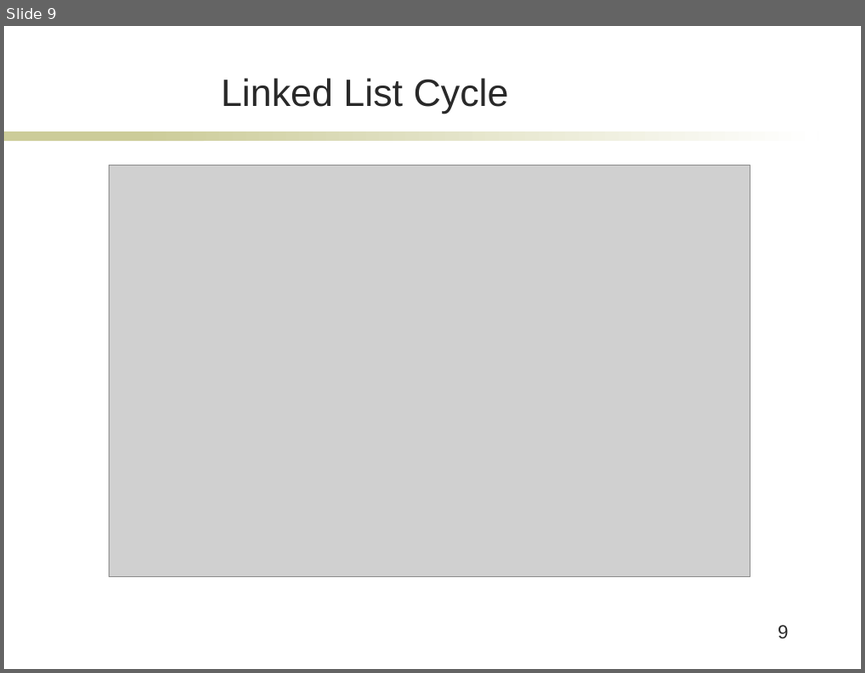
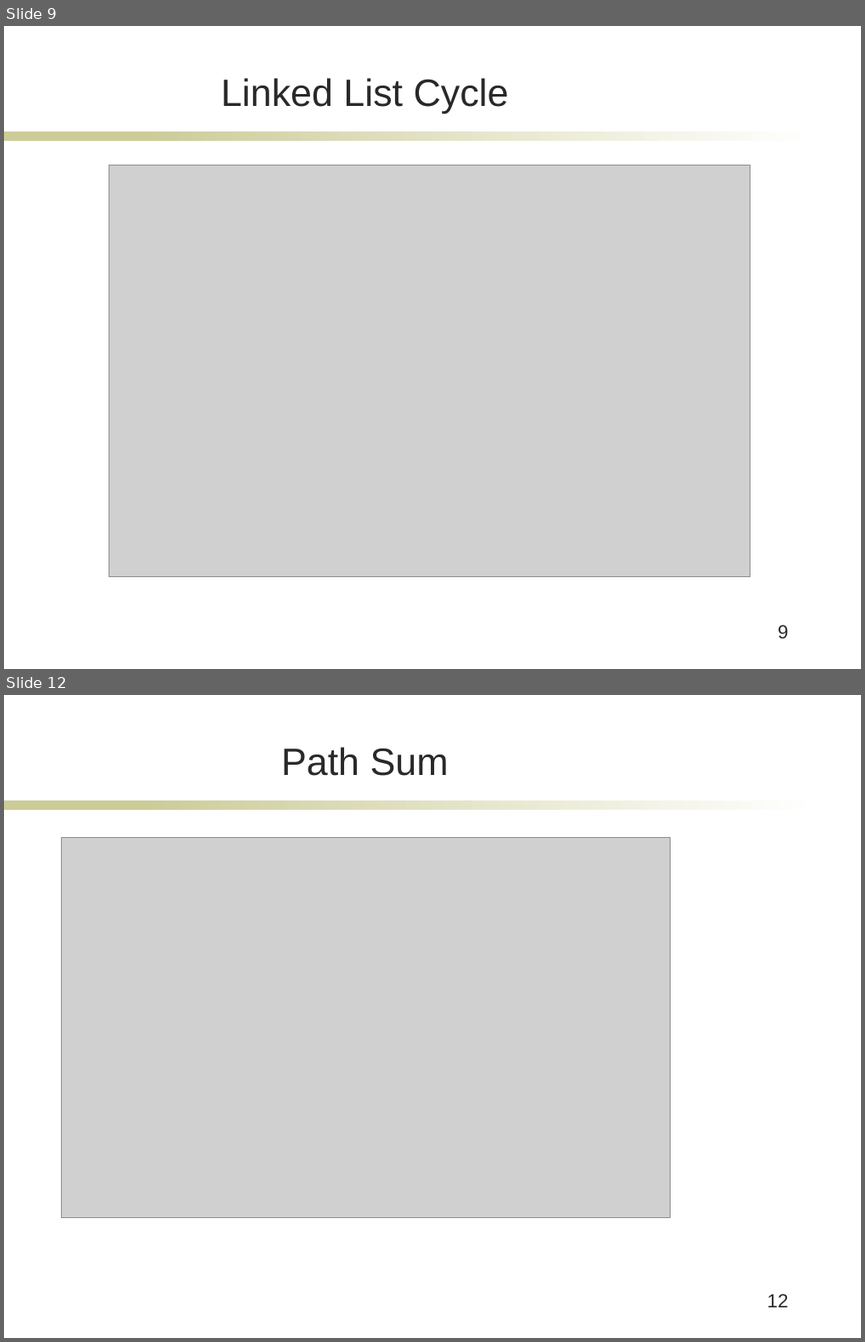
Before and after one commit to caicaicai/cpp, a slide deck: C++.ppt. Shown one above the other, each under a label of ours: slide 9 before the commit, slides 9 and 12 after it; the slides between them are not shown. The pictures are 865x673 and 865x1342 pixels, drawn with LibreOffice and Linux fonts; fonts in the diff are those of the drawing; grey boxes stand for pictures; background and template pictures are left out. Boxes give left, top, right and bottom in pixels: in the first picture for what was removed or moved away, otherwise in the second. Text is boxed around its words. In the diff, an @@ line names an element or a change of style, - is before the commit and + after.

```diff
--- a/C++.ppt
+++ b/C++.ppt
@@ slide 12 added at box(4, 695, 861, 1338), background #FFFFFF; not listed: 2 template elements that a slide beside it also shows @@
@@ title added at box(281, 747, 449, 776), 32 pt, text #292929 @@
+Path Sum
@@ picture added at box(62, 837, 670, 1218) @@
@@ page number added at box(767, 1293, 789, 1307), 16 pt, text #292929 @@
+12
```
Also in this commit, not shown: 3 other slides added.
